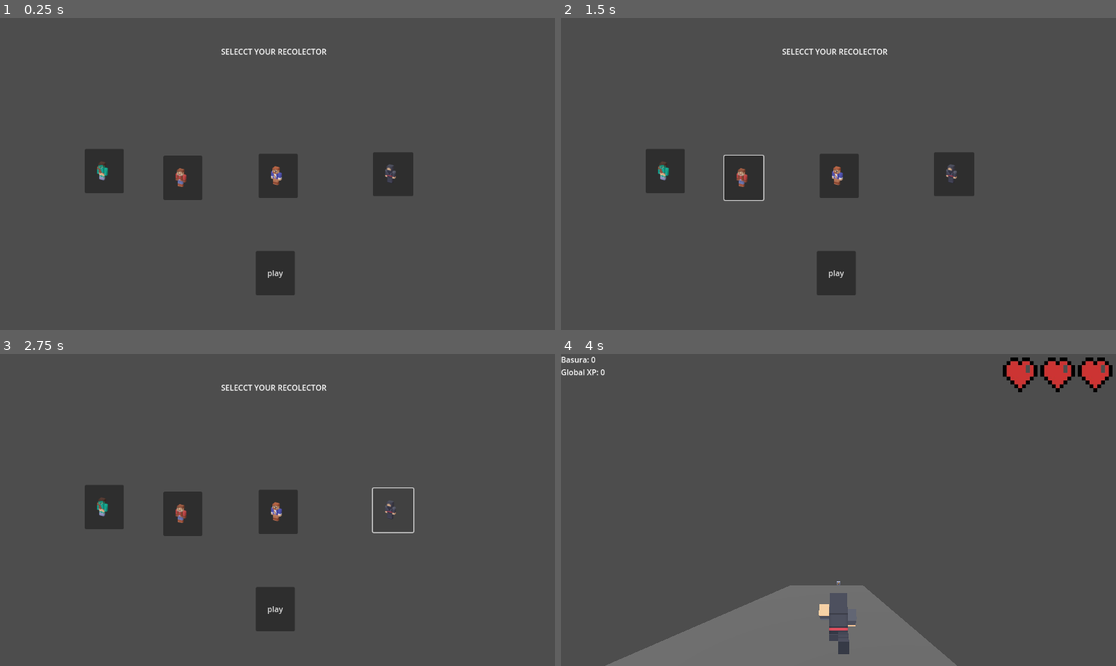
Above: before the commit, frames 1-4 (two rows, left to right).
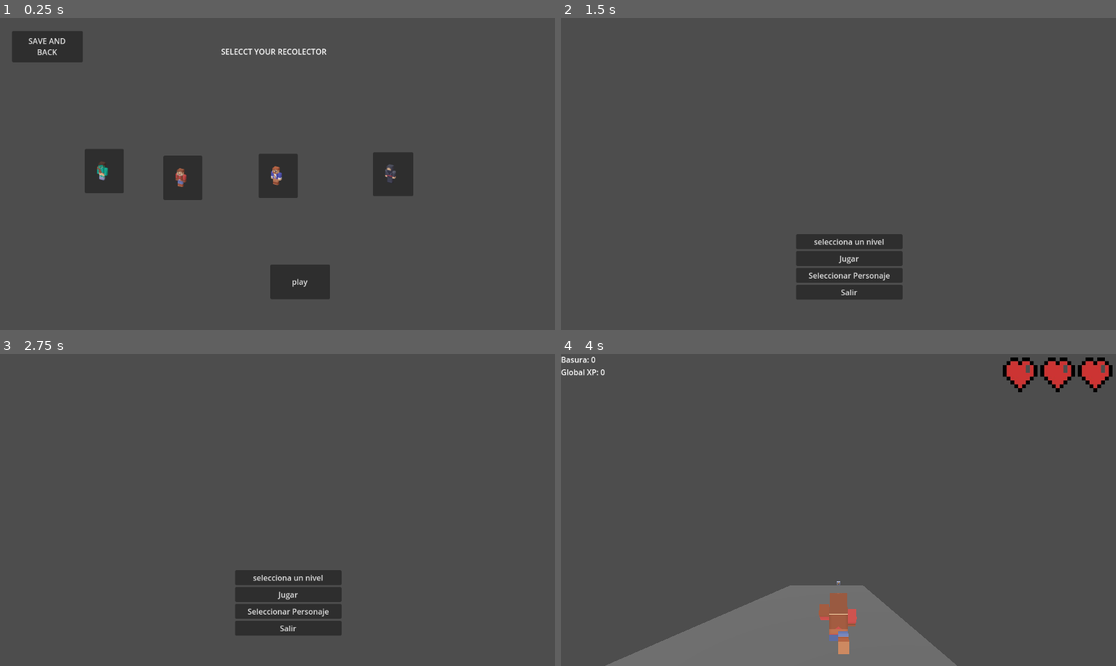
Above: after the commit, the same moments.

Repository: Ilesandres/game-recolections
Game: Godot game, scene res://src/UI/CharacterSelectMenu.tscn
The game is run twice, just before and just after one commit, with the same random seed, the same clock (stepped at 60 frames per second) and the same inputs. This scene is started directly instead of the project's main scene.
Inputs (mouse positions are in pixels of both pictures, inside the frame that each line leads up to):
- Up to frame 1 (0.25 s): no input
- Up to frame 2 (1.5 s): click (744, 177) at 0.5 s; click (610, 46) at 1.25 s, where only the run after the commit has a clickable "SAVE AND BACK"
- Up to frame 3 (2.75 s): click (394, 510) at 2.02 s
- Up to frame 4 (4 s): click "play" (after the commit: "Jugar") at 2.75 s; tap Enter (ui_accept) at 3.5, 3.77 s; hold Right (ui_right) from 3.53 s (still down)

The runs differ from the first frame. In frame 1, 2.5% of the frame differs, in the area x 2-60%, y 4-90%; in frame 2, 7.0%, in the area x 15-75%, y 9-91%; in frame 3, 6.1%; in frame 4, 0.8%.

Commit message:
agregar boton de regresar a menu desde seleccion de jugador

Diff:
--- a/src/UI/CharacterSelectMenu.gd
+++ b/src/UI/CharacterSelectMenu.gd
@@ -2,6 +2,7 @@
 extends Control
 
 const GAME_SCENE_PATH = "res://scenes/game_scene.tscn"
+const MAIN_SCENE_PATH= "res://src/UI/MainMenu.tscn"
 
 const CHARACTER_PATHS = {
 	"K": "res://scenes/characters/character_k_2.tscn",
@@ -35,6 +36,7 @@
 
 
 func _on_select_character_k_pressed() :
+	print("seleccionando k"+GlobalData.selected_character_scene_path)
 	select_character("K")
 
 
@@ -44,3 +46,10 @@
 
 func _on_select_character_p_pressed() :
 	select_character("P")
+
+
+func _on_back_button_pressed():
+	if not GlobalData.selected_character_scene_path:
+		select_character("K")
+	print("Regresando al menú principal con: " + GlobalData.selected_character_scene_path)
+	get_tree().change_scene_to_file(MAIN_SCENE_PATH	)
--- a/src/UI/CharacterSelectMenu.tscn
+++ b/src/UI/CharacterSelectMenu.tscn
@@ -14,6 +14,41 @@
 grow_horizontal = 2
 grow_vertical = 2
 script = ExtResource("1_1g0rx")
+
+[node name="PlayButton" type="Button" parent="."]
+layout_mode = 1
+anchors_preset = -1
+anchor_left = 0.49600002
+anchor_top = 0.74700004
+anchor_right = 0.565
+anchor_bottom = 0.93100005
+offset_left = -10.392029
+offset_top = 27.94397
+offset_right = 34.119995
+offset_bottom = -19.288025
+text = "play"
+
+[node name="Label" type="Label" parent="."]
+layout_mode = 1
+anchors_preset = -1
+anchor_left = 0.5
+anchor_top = 0.09
+anchor_right = 0.5
+anchor_bottom = 0.125
+offset_left = -117.0
+offset_top = -0.3200035
+offset_right = 102.0
+grow_horizontal = 2
+text = "SELECCT YOUR RECOLECTOR"
+
+[node name="BackButton" type="Button" parent="."]
+layout_mode = 0
+offset_left = 25.0
+offset_top = 27.0
+offset_right = 172.0
+offset_bottom = 92.0
+text = "SAVE AND
+BACK"
 
 [node name="SelectCharacterK" type="Button" parent="."]
 layout_mode = 1
@@ -41,16 +76,20 @@
 offset_bottom = 3.711975
 icon = ExtResource("3_1g0rx")
 
-[node name="GridContainer" type="GridContainer" parent="."]
-visible = false
+[node name="SelectCharacterR" type="Button" parent="."]
 layout_mode = 1
 anchors_preset = -1
-anchor_top = 0.17600001
-anchor_right = 1.0
-anchor_bottom = 0.5
-offset_top = -0.04801178
-grow_horizontal = 2
+anchor_left = 0.66800004
+anchor_top = 0.43100002
+anchor_right = 0.74500006
+anchor_bottom = 0.57100004
+offset_left = 4.463928
+offset_top = -0.2880249
+offset_right = -0.24005127
+offset_bottom = -0.008026123
+grow_horizontal = 0
 grow_vertical = 2
+icon = ExtResource("1_jhi54")
 
 [node name="SelectCharacterP" type="Button" parent="."]
 layout_mode = 1
@@ -67,49 +106,9 @@
 grow_vertical = 2
 icon = ExtResource("4_46evt")
 
-[node name="SelectCharacterR" type="Button" parent="."]
-layout_mode = 1
-anchors_preset = -1
-anchor_left = 0.66800004
-anchor_top = 0.43100002
-anchor_right = 0.74500006
-anchor_bottom = 0.57100004
-offset_left = 4.463928
-offset_top = -0.2880249
-offset_right = -0.24005127
-offset_bottom = -0.008026123
-grow_horizontal = 0
-grow_vertical = 2
-icon = ExtResource("1_jhi54")
-
-[node name="PlayButton" type="Button" parent="."]
-layout_mode = 1
-anchors_preset = -1
-anchor_left = 0.49600002
-anchor_top = 0.74700004
-anchor_right = 0.49600002
-anchor_bottom = 0.88900006
-offset_left = -40.39203
-offset_top = -0.056030273
-offset_right = 40.60797
-offset_bottom = -0.072021484
-text = "play"
-
-[node name="Label" type="Label" parent="."]
-layout_mode = 1
-anchors_preset = -1
-anchor_left = 0.5
-anchor_top = 0.09
-anchor_right = 0.5
-anchor_bottom = 0.125
-offset_left = -117.0
-offset_top = -0.3200035
-offset_right = 102.0
-grow_horizontal = 2
-text = "SELECCT YOUR RECOLECTOR"
-
+[connection signal="pressed" from="PlayButton" to="." method="_on_play_button_pressed"]
+[connection signal="pressed" from="BackButton" to="." method="_on_back_button_pressed"]
 [connection signal="pressed" from="SelectCharacterK" to="." method="_on_select_character_k_pressed"]
 [connection signal="pressed" from="SelectCharacterO" to="." method="_on_select_character_o_pressed"]
+[connection signal="pressed" from="SelectCharacterR" to="." method="_on_select_character_r_pressed"]
 [connection signal="pressed" from="SelectCharacterP" to="." method="_on_select_character_p_pressed"]
-[connection signal="pressed" from="SelectCharacterR" to="." method="_on_select_character_r_pressed"]
-[connection signal="pressed" from="PlayButton" to="." method="_on_play_button_pressed"]
Not shown, added: assets/audio/collect-points-190037.mp3.import
Not shown, added: assets/audio/dead-player.mp3.import
Not shown, added: assets/audio/devoted_guard.mp3.import
Not shown, added: assets/audio/game-over.mp3.import
Not shown, added: assets/audio/game_easy.mp3.import
Not shown, added: assets/audio/game_easy2.mp3.import
Not shown, added: assets/audio/game_hard.mp3.import
Not shown, added: assets/audio/game_hard2.mp3.import
Not shown, added: assets/audio/game_mediun.mp3.import
Not shown, added: assets/audio/game_mediun_intro.mp3.import
Not shown, added: assets/audio/main_music.mp3.import
Not shown, added: assets/audio/miss-life.mp3.import
(and 12 more such lines)
